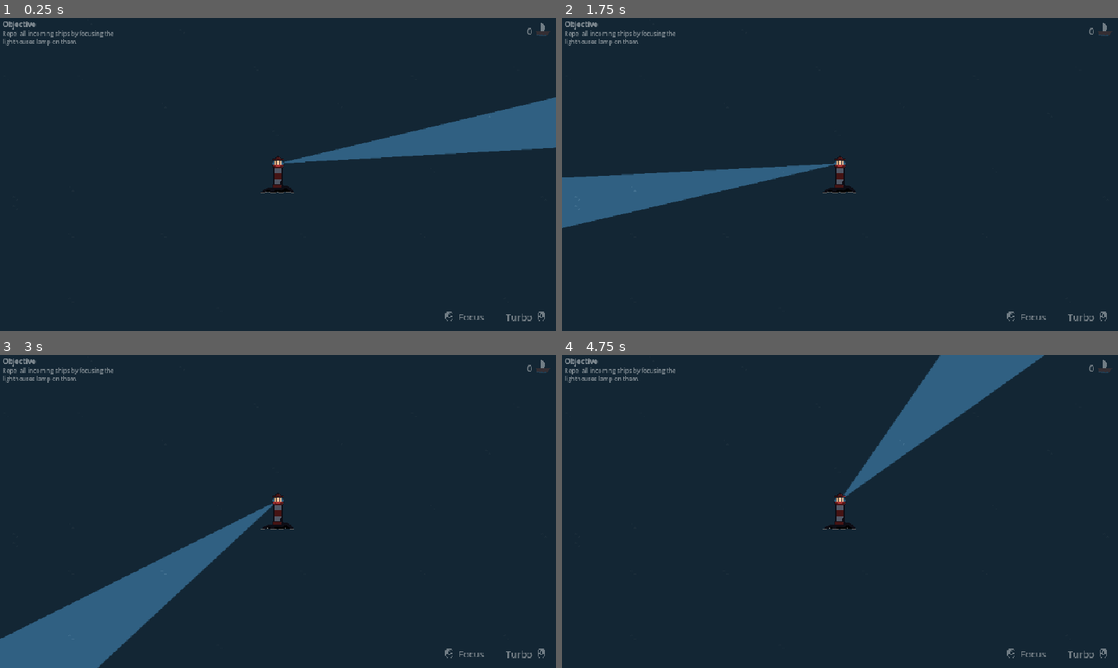
Above: before the commit, frames 1-4 (two rows, left to right).
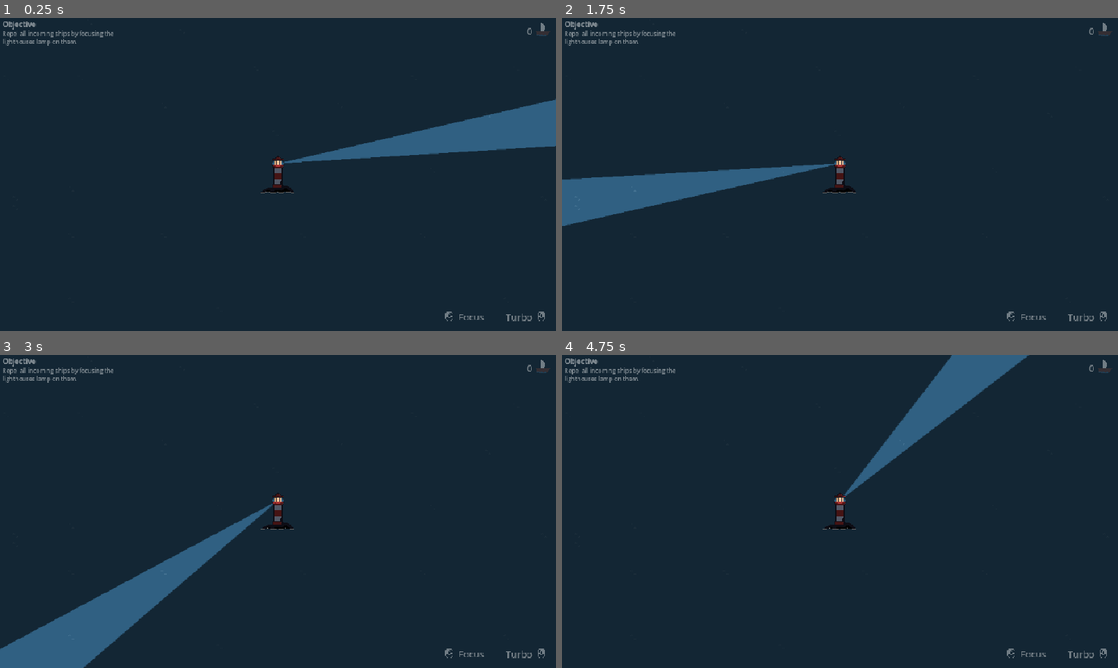
Above: after the commit, the same moments.

Repository: Luffiez/LudumDare59
Game: Godot game, scene res://Scenes/Levels/Game.tscn
Two runs of this game, one before a commit and one after it. Both use one fixed random seed, a clock stepped at 60 frames per second and the inputs below.
Inputs (mouse positions are in pixels of both pictures, inside the frame that each line leads up to):
- Up to frame 1 (0.25 s): no input
- Up to frame 2 (1.75 s): move the mouse to (962, 158) at 0.52 s; hold Right mouse button (speed) 0.53-1.28 s; move the mouse to (728, 190) at 1.27 s; right-click (728, 190) at 1.35 s
- Up to frame 3 (3 s): move the mouse to (333, 442) at 2.02 s; press the mouse at (333, 442) at 2.03 s; right-click (333, 442) at 2.3 s; tap Enter at 2.75 s; move the mouse to (250, 574) at 2.77 s; release the mouse at (250, 574) at 2.78 s; right-click (250, 574) at 2.85 s
- Up to frame 4 (4.75 s): move the mouse to (1006, 558) at 3.52 s; hold Right mouse button (speed) 3.53-4.28 s; move the mouse to (673, 464) at 4.27 s; click (673, 464) at 4.35 s; right-click (673, 464) at 4.55 s

The runs differ from the first frame. In frame 1, 0.4% of the frame differs, in the area x 51-100%, y 25-47%; in frame 2, 0.4%; in frame 3, 1.6%, in the area x 0-50%, y 47-100%; in frame 4, 1.2%.

Commit message:
light and game over fixes

Diff:
--- a/ludum-dare-59/Scenes/Lighthouse.tscn
+++ b/ludum-dare-59/Scenes/Lighthouse.tscn
@@ -47,6 +47,7 @@
 cone_length = 750.0
 rotation_speed = -1.0
 rotation_speed_boosted = -3.0
+gameover_decrease_speed = 0.65
 
 [node name="Area2D" type="Area2D" parent="." unique_id=206081430]
 visible = false
--- a/ludum-dare-59/Scenes/controls_ui.tscn
+++ b/ludum-dare-59/Scenes/controls_ui.tscn
@@ -77,7 +77,7 @@
 icon_alignment = 2
 expand_icon = true
 
-[node name="RichTextLabel" type="RichTextLabel" parent="CanvasLayer" unique_id=555000876]
+[node name="ObjectiveLabel" type="RichTextLabel" parent="CanvasLayer" unique_id=555000876]
 offset_left = 4.0
 offset_top = 3.0
 offset_right = 204.0
@@ -93,37 +93,28 @@
 
 [node name="GameOverText" type="RichTextLabel" parent="CanvasLayer" unique_id=647690796]
 custom_minimum_size = Vector2(200, 150)
-anchors_preset = 8
-anchor_left = 0.5
-anchor_top = 0.5
-anchor_right = 0.5
-anchor_bottom = 0.5
-offset_left = -100.0
-offset_top = -1005.0
-offset_right = 100.0
-offset_bottom = -855.0
+anchors_preset = 15
+anchor_right = 1.0
+anchor_bottom = 1.0
+offset_top = -1080.0
+offset_bottom = -1080.0
 grow_horizontal = 2
 grow_vertical = 2
-scale = Vector2(2.4498944, 1.72)
 pivot_offset_ratio = Vector2(0.5, 0.5)
-theme_override_font_sizes/normal_font_size = 32
+theme_override_font_sizes/normal_font_size = 50
 bbcode_enabled = true
 text = "[tornado][center][color=red][wave amp=50.0 freq=4 connected=1][shake Rate=0.2 level=4 connected=1]
 Game Over[/shake][/wave][/color][/center][/tornado]"
-fit_content = true
 scroll_active = false
 horizontal_alignment = 1
+vertical_alignment = 1
 
 [node name="CenterPosition" type="RichTextLabel" parent="CanvasLayer" unique_id=1422629200]
-anchors_preset = 8
-anchor_left = 0.5
-anchor_top = 0.5
-anchor_right = 0.5
-anchor_bottom = 0.5
-offset_left = -20.0
-offset_top = -20.0
-offset_right = 20.0
-offset_bottom = 20.0
+anchors_preset = 15
+anchor_right = 1.0
+anchor_bottom = 1.0
+offset_top = -122.0
+offset_bottom = -122.0
 grow_horizontal = 2
 grow_vertical = 2
 pivot_offset_ratio = Vector2(0.5, 0.5)
--- a/ludum-dare-59/Scenes/game_ui.gd
+++ b/ludum-dare-59/Scenes/game_ui.gd
@@ -19,7 +19,7 @@
 
 func on_game_over()->void:
 	var tween := create_tween()
-	tween.tween_property(game_over_text, "position",screen_center.position, 3.0)
-	var jump_up_position = Vector2(screen_center.position.x, screen_center.position.y -100)
+	tween.tween_property(game_over_text, "position",screen_center.position, 1.0)
+	var jump_up_position = Vector2(screen_center.position.x, screen_center.position.y -50)
 	tween.tween_property(game_over_text, "position",jump_up_position, 0.5)
 	tween.tween_property(game_over_text, "position",screen_center.position, 0.5)
--- a/ludum-dare-59/Scripts/Light.gd
+++ b/ludum-dare-59/Scripts/Light.gd
@@ -6,13 +6,17 @@
 @export var cone_angle: float = 0.3  # radians (~17 degrees)
 @export var rotation_speed: float = 0.8  # radians per second
 @export var rotation_speed_boosted: float = 0.8  # radians per second
+@export var gameover_decrease_speed: float = 0.5  # radians per second
 
 var isStopped : bool
+var gameOver : bool
 
 func _ready():
 	var size = get_viewport().get_visible_rect().size
 	var center = Vector2(size.x / 2, size.y /2)
-	get_parent().global_position = center
+	var parent = get_parent()
+	parent.global_position = center
+	(parent as Lighthouse).on_game_over.connect(on_game_over)
 
 	Darkness.register_revealer(self, DarknessManager.Shape.CONE, {
 		"length": cone_length,
@@ -21,6 +25,10 @@
 	})
 
 func _process(delta):
+	if gameOver:
+		game_over_logic(delta)
+		return
+
 	isStopped = Input.is_action_pressed("stop")
 	if(isStopped):
 		return
@@ -33,3 +41,15 @@
 
 func _exit_tree():
 	Darkness.unregister_revealer(self)
+
+func on_game_over():
+	gameOver = true
+
+func game_over_logic(delta):
+	rotation_speed += gameover_decrease_speed * delta
+	print(rotation_speed)
+	if(rotation_speed >= 0):
+		Darkness.unregister_revealer(self)
+		set_process(false)
+
+	rotation += rotation_speed * delta
--- a/ludum-dare-59/Scripts/MaskRenderer.gd
+++ b/ludum-dare-59/Scripts/MaskRenderer.gd
@@ -38,6 +38,10 @@
 				_draw_cone_mask(pos, r.size.length, r.size.angle, r.node.global_rotation, r.size.get("start_radius", 0.0))
 
 func _draw_cone_mask(pos: Vector2, length: float, cone_angle: float, direction: float, start_radius: float = 0.0):
+	 # Shrink angle when facing up/down (sin = 1), keep full when facing left/right (sin = 0)
+	var vertical_factor = abs(sin(direction))
+	var adjusted_angle = lerp(cone_angle, cone_angle * 0.7, vertical_factor)
+
 	var scaled_length = _scale_to_mask(length)
 	var scaled_start = _scale_to_mask(start_radius)
 	var steps = 24
@@ -45,12 +49,12 @@
 
 	# Start arc (inner edge)
 	for i in range(steps + 1):
-		var angle = direction - cone_angle / 2.0 + (cone_angle / steps) * i
+		var angle = direction - adjusted_angle / 2.0 + (adjusted_angle / steps) * i
 		points.append(pos + Vector2(cos(angle), sin(angle)) * scaled_start)
 
 	# End arc (outer edge) — reversed so polygon winds correctly
 	for i in range(steps, -1, -1):
-		var angle = direction - cone_angle / 2.0 + (cone_angle / steps) * i
+		var angle = direction - adjusted_angle / 2.0 + (adjusted_angle / steps) * i
 		points.append(pos + Vector2(cos(angle), sin(angle)) * scaled_length)
 	draw_circle(pos, 5, Color(1, 1, 1))
 	draw_polygon(points, [Color(1, 1, 1)])
